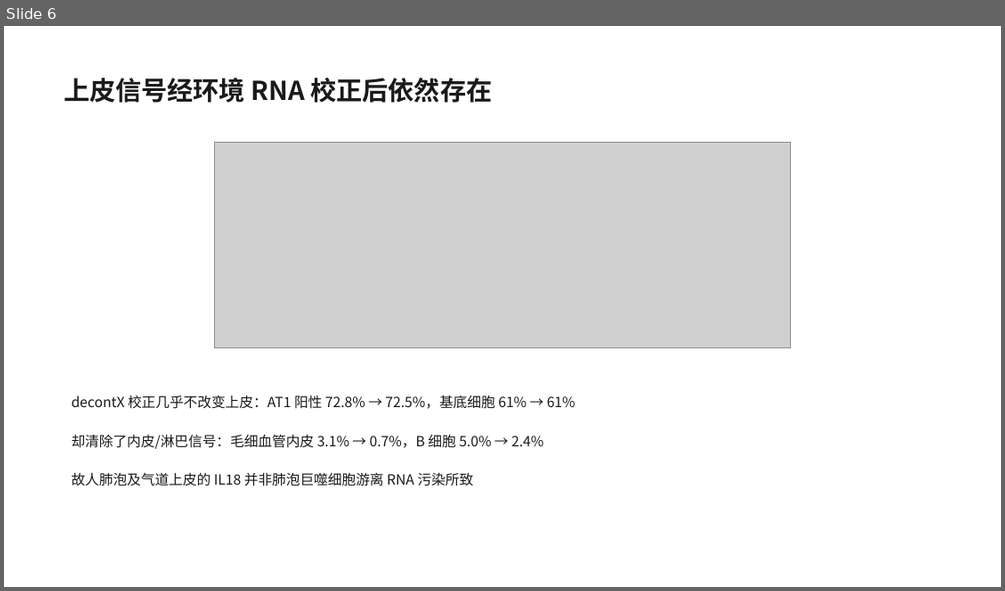
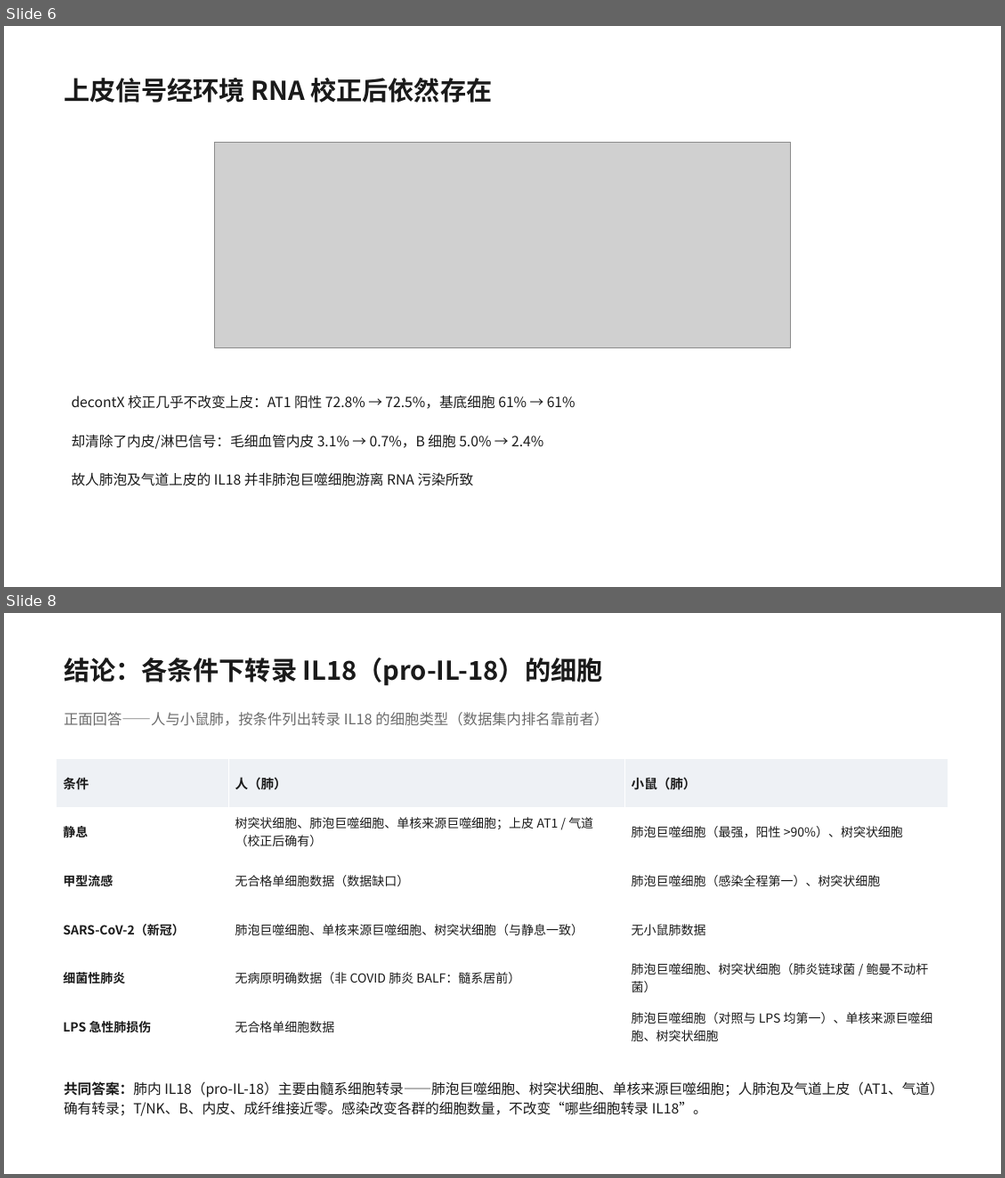
Before and after one commit to 7c96bzczcj-prog/aaa, a slide deck: il18_lung/IL18_lung_celltype.pptx. Shown one above the other, each under a label of ours: slide 6 before the commit, slides 6 and 8 after it; the slides between them are not shown. The pictures are 1005x591 and 1005x1178 pixels, drawn with LibreOffice and Linux fonts; fonts in the diff are those of the drawing; grey boxes stand for pictures. Boxes give left, top, right and bottom in pixels: in the first picture for what was removed or moved away, otherwise in the second. Text is boxed around its words. In the diff, an @@ line names an element or a change of style, - is before the commit and + after.

```diff
--- a/il18_lung/IL18_lung_celltype.pptx
+++ b/il18_lung/IL18_lung_celltype.pptx
@@ slide 8 added at <box>4,613,1001,1174</box>, background #FFFFFF @@
@@ text added at <box>64,657,603,686</box>, 25 pt, text #1A1A1A, bold @@
+结论：各条件下转录 IL18（pro-IL-18）的细胞
@@ text added at <box>64,712,608,726</box>, 14 pt, text #6B6B6B @@
+正面回答——人与小鼠肺，按条件列出转录 IL18 的细胞类型（数据集内排名靠前者）
@@ table added at <box>57,759,948,1051</box>, 6 rows, 3 columns @@
+条件 | 人（肺） | 小鼠（肺）
+静息 | 树突状细胞、肺泡巨噬细胞、单核来源巨噬细胞；上皮 AT1 / 气道（校正后确有） | 肺泡巨噬细胞（最强，阳性 >90%）、树突状细胞
+甲型流感 | 无合格单细胞数据（数据缺口） | 肺泡巨噬细胞（感染全程第一）、树突状细胞
+SARS-CoV-2（新冠） | 肺泡巨噬细胞、单核来源巨噬细胞、树突状细胞（与静息一致） | 无小鼠肺数据
+细菌性肺炎 | 无病原明确数据（非 COVID 肺炎 BALF：髓系居前） | 肺泡巨噬细胞、树突状细胞（肺炎链球菌 / 鲍曼不动杆菌）
+LPS 急性肺损伤 | 无合格单细胞数据 | 肺泡巨噬细胞（对照与 LPS 均第一）、单核来源巨噬细胞、树突状细胞
@@ text added at <box>64,1081,944,1116</box>, 13.5 pt, text #1A1A1A @@
+共同答案：肺内 IL18（pro-IL-18）主要由髓系细胞转录——肺泡巨噬细胞、树突状细胞、单核来源巨噬细胞；人肺泡及气道上皮（AT1、气道）确有转录；T/NK、B、内皮、成纤维接近零。感染改变各群的细胞数量，不改变“哪些细胞转录 IL18”。
```
Also in this commit, not shown: 2 slides changed, 1 slide removed.
